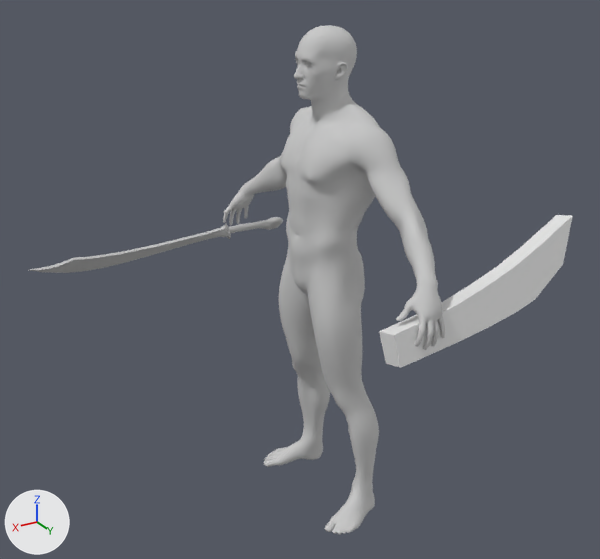
Two versions of the FBX model Character/Animation/ZWM/Attack/Weapon_2/Weapon_2_Skill_0_1/RootAnim_Weapon_2_Skilll_0_1_v0.FBX, one commit apart.
Before and after are seen from a camera (50 mm lens) standing at (1.484, 2.335, 2.11) and looking at (0.064, -0.032, 0.926). The lights are fixed; the arrows at lower left show +X, +Y and +Z. Where no turn or scale is listed for an object, it has been applied to the vertices.

Objects in the first picture: 'Male_Body', 'Male_Foot', 'Male_Hand', 'Male_Head', 'Male_Leg', 'Mesh_Sheath_2_0_R', 'Mesh_Wepaon_2_0_R'.
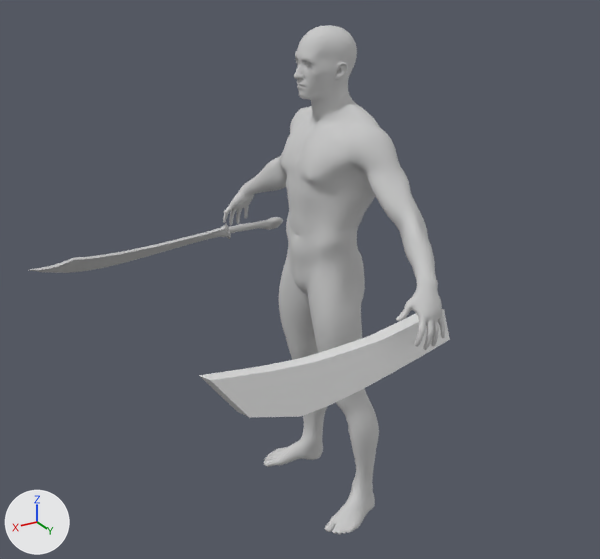
Commit message: weapon2_skill0-2修改，swim+swim待机，虚弱idle

ob_point_take_l is not drawn itself; it is the parent of ob_mesh_sheath_2_0_r.

What changed in the scene script:
```text
Change ob_point_take_l:
    ob_point_take_l.location: (-0.000902, 0.599, 0.97) -> (0.011, 0.523, 0.914)
    ob_point_take_l.rotation_euler: (-0.234, -0.109, -3.054) -> (0.234, 0.109, 0.0875)  # degrees (-13, -6.2, -175) -> degrees (13, 6.2, 5)
```

Where the change shows, as pixel boxes (x1, y1, x2, y2) in the pictures (600 x 559 px):
'Mesh_Sheath_2_0_R', moved, turned
    before: (379, 215, 573, 368)
    after: (199, 309, 450, 418)
